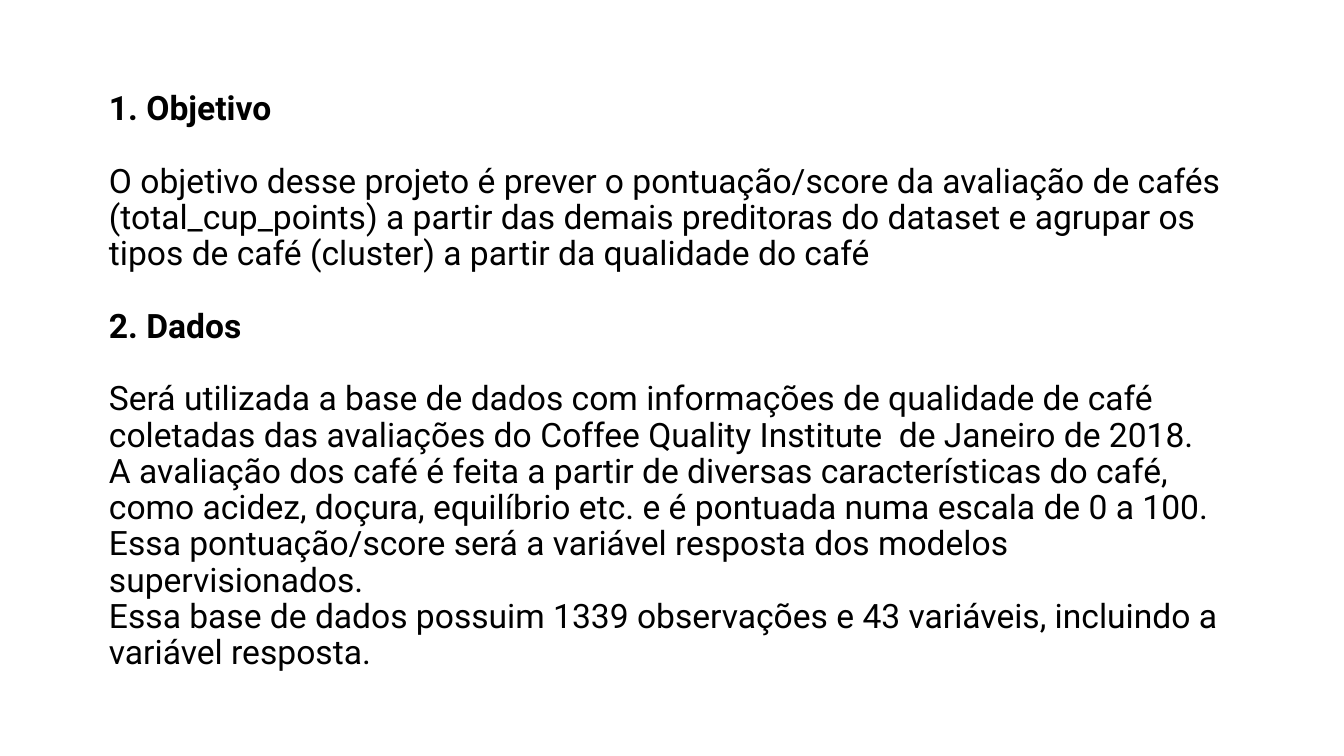
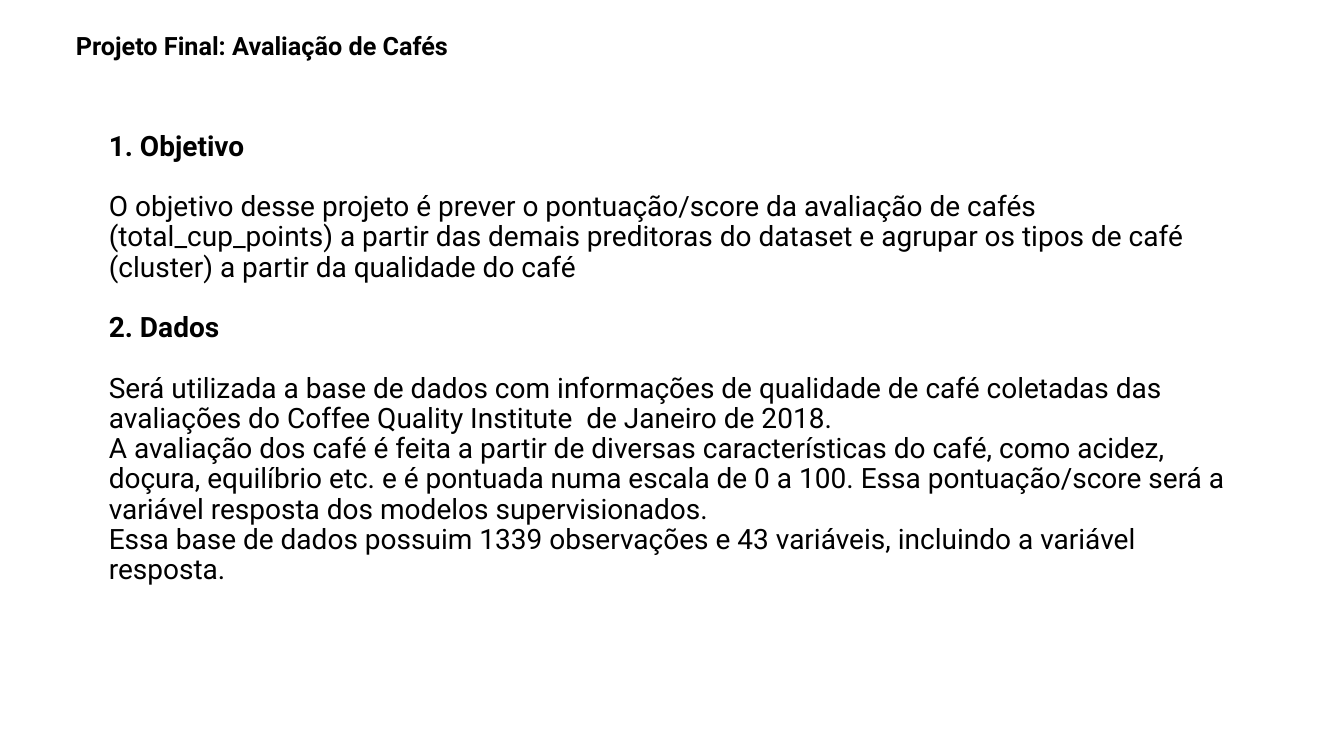
Before and after one commit to mconjaud/TrabalhoFinalAEM2, a slide deck: slide 2 of ProjetoFinal_Avaliacao_de_Cafes.pptx. Drawn at 1344x756 pixels with LibreOffice and Linux fonts; fonts in the diff are those of the drawing; background and template pictures are left out. Boxes give left, top, right and bottom in pixels: in the first picture for what was removed or moved away, otherwise in the second. Text is boxed around its words. In the diff, an @@ line names an element or a change of style, - is before the commit and + after.

```diff
--- a/ProjetoFinal_Avaliacao_de_Cafes.pptx
+++ b/ProjetoFinal_Avaliacao_de_Cafes.pptx
@@ text added at [76, 36, 448, 61], 18 pt, text #000000, bold @@
+Projeto Final: Avaliação de Cafés
@@ title "1. Objetivo O objetivo desse ...": place and size @@
-title "1. Objetivo O objetivo desse ..." at [109, 94, 1220, 671]
+title "1. Objetivo O objetivo desse ..." at [109, 135, 1224, 585]
@@ title "1. Objetivo O objetivo desse ..." at [109, 135, 1224, 585]: size 24 to 20 pt @@
```
Also in this commit, not shown: 5 other slides changed.
